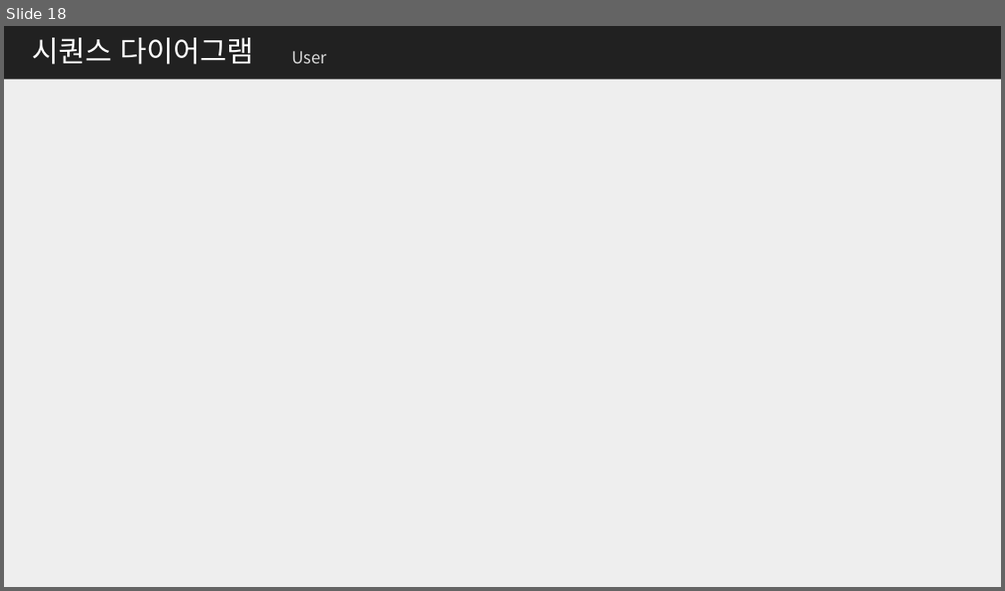
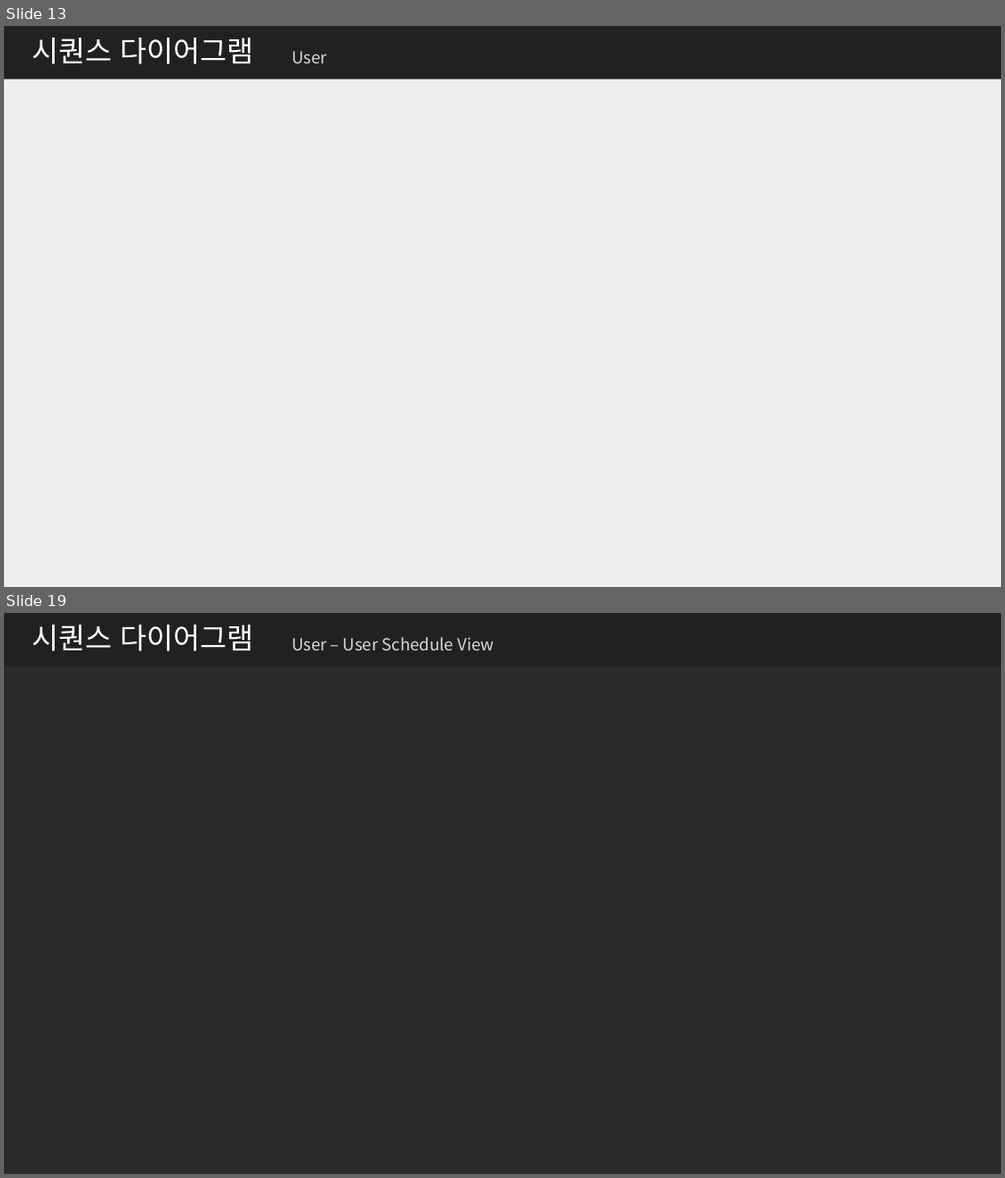
Before and after one commit to me0768/KHFinalProject, a slide deck: 보고서/클래스설계서_Final_Project.pptx. Shown one above the other, each under a label of ours: slide 18 before the commit, slides 13 and 19 after it; the slides between them are not shown. The pictures are 1005x591 and 1005x1178 pixels, drawn with LibreOffice and Linux fonts; fonts in the diff are those of the drawing; background and template pictures are left out; a plain dark background stands for a picture behind light text. Boxes give left, top, right and bottom in pixels: in the first picture for what was removed or moved away, otherwise in the second. Text is boxed around its words. In the diff, an @@ line names an element or a change of style, - is before the commit and + after.

```diff
--- a/보고서/클래스설계서_Final_Project.pptx
+++ b/보고서/클래스설계서_Final_Project.pptx
@@ slide 19 added at bbox=[4, 613, 1001, 1174], background picture (left out); not listed: 1 template element that a slide beside it also shows @@
@@ title added at bbox=[32, 625, 254, 651], 28 pt, text #FFFFFF @@
+시퀀스 다이어그램
@@ text added at bbox=[291, 637, 494, 650], 16 pt, text #D9D9D9 @@
+User – User Schedule View
@@ what was slide 18 is now slide 13 @@
```
Also in this commit, not shown: 7 slides changed, 8 other slides added, 20 other files.
